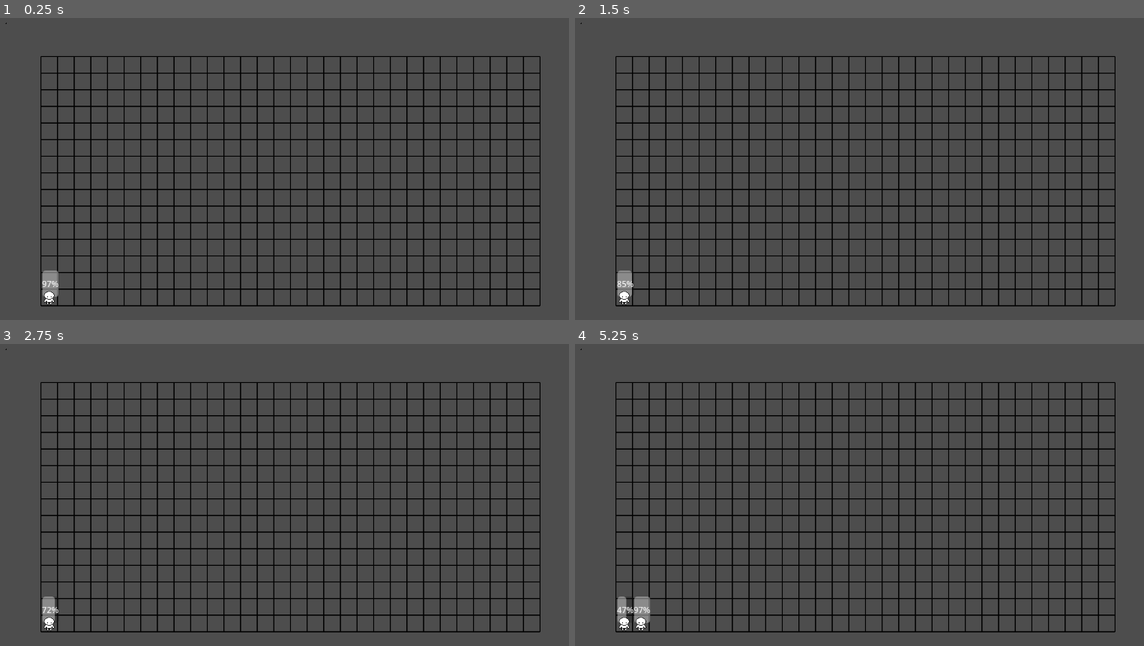
Above: before the commit, frames 1-4 (two rows, left to right).
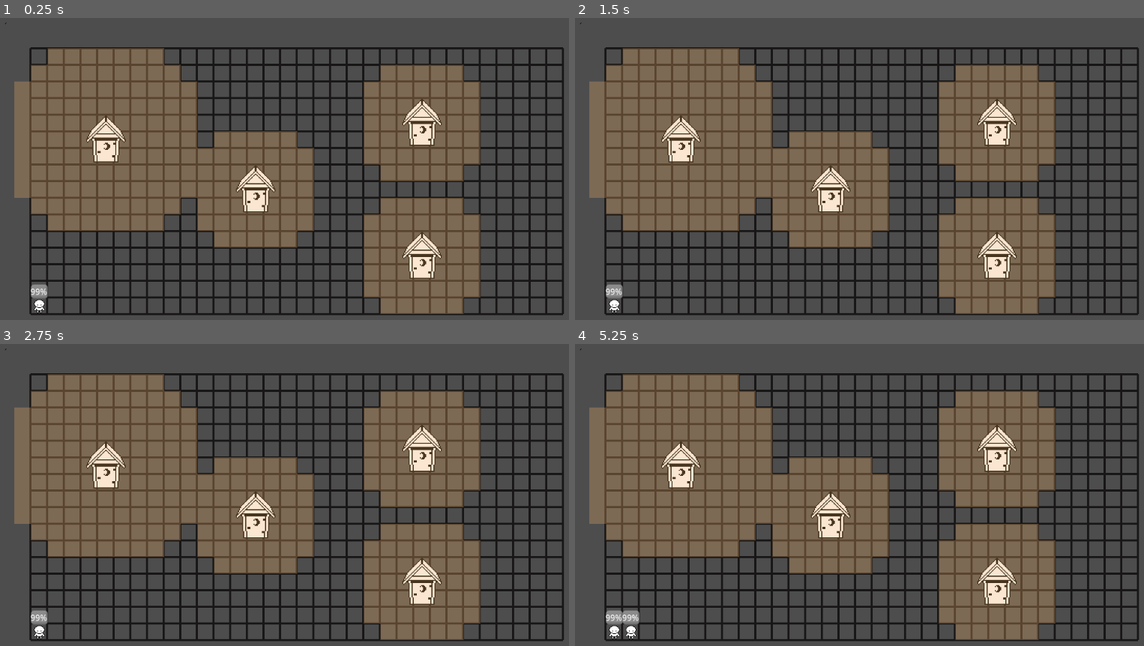
Above: after the commit, the same moments.

Repository: RianShinozaki/GardenExpress
Game: Godot game, scene res://Maps/game.tscn
Same seed, same stepped clock (60 frames per second), same inputs: the game is played once before the commit and once after it. Before the commit the project starts from res://game.tscn.
Inputs (mouse positions are in pixels of both pictures, inside the frame that each line leads up to):
- Up to frame 1 (0.25 s): no input
- Up to frame 2 (1.5 s): tap Enter at 0.5 s; move the mouse to (626, 298) at 0.52 s; click (626, 298) at 0.6 s; tap Space at 1.25 s; move the mouse to (751, 199) at 1.27 s; click (751, 199) at 1.35 s
- Up to frame 3 (2.75 s): tap Enter at 2 s; move the mouse to (358, 434) at 2.02 s; click (358, 434) at 2.1 s
- Up to frame 4 (5.25 s): tap Space at 2.75, 4.25 s; move the mouse to (842, 576) at 2.77 s; click (842, 576) at 2.85 s; tap Enter at 3.5 s; move the mouse to (1052, 558) at 3.52 s; click (1052, 558) at 3.6 s; move the mouse to (694, 458) at 4.27 s; click (694, 458) at 4.35 s; move the mouse to (905, 510) at 5.02 s; click (905, 510) at 5.1 s

The runs differ from the first frame. In frame 1, 55% of the frame differs, in the area x 1-100%, y 1-99%; in frame 2, 55%; in frame 3, 55%; in frame 4, 55%.

Commit message:
Added monuments and monument detection

Diff:
--- /dev/null
+++ b/Maps/game.tscn
@@ -0,0 +1,54 @@
+[gd_scene load_steps=6 format=3 uid="uid://xg1fkim5oe64"]
+
+[ext_resource type="Script" uid="uid://3823qkd12a7a" path="res://Scripts/grid_controller.gd" id="1_1ldu1"]
+[ext_resource type="Script" uid="uid://cug412gakuo1x" path="res://Scripts/customer_queue.gd" id="2_6et8r"]
+[ext_resource type="PackedScene" uid="uid://h7whcttdoe0e" path="res://Objects/customer.tscn" id="3_rxd1x"]
+[ext_resource type="PackedScene" uid="uid://cj6y6aoeqwmy1" path="res://Objects/monument.tscn" id="4_6et8r"]
+
+[sub_resource type="Environment" id="Environment_feb5d"]
+background_mode = 3
+
+[node name="Game" type="Node2D"]
+texture_filter = 1
+
+[node name="GridController" type="Node2D" parent="."]
+position = Vector2(15, 16)
+script = ExtResource("1_1ldu1")
+origin_point = Vector2i(48, 48)
+grid_size = Vector2i(32, 16)
+cell_size = 32
+line_thickness = 4
+line_color = Color(0.09366273, 0.08687282, 0.085973166, 1)
+
+[node name="CustomerQueuer" type="Node2D" parent="." node_paths=PackedStringArray("grid_controller", "customer_queue", "board_objects_parent")]
+position = Vector2(96, 96)
+script = ExtResource("2_6et8r")
+grid_controller = NodePath("../GridController")
+customer_scene = ExtResource("3_rxd1x")
+customer_queue = NodePath(".")
+board_objects_parent = NodePath("../BoardObjects")
+
+[node name="MonumentObject2" parent="." instance=ExtResource("4_6et8r")]
+position = Vector2(495, 337)
+radius_cells = 4
+
+[node name="MonumentObject3" parent="." instance=ExtResource("4_6et8r")]
+position = Vector2(815, 206)
+radius_cells = 4
+
+[node name="MonumentObject4" parent="." instance=ExtResource("4_6et8r")]
+position = Vector2(816, 463)
+radius_cells = 4
+
+[node name="MonumentObject5" parent="." instance=ExtResource("4_6et8r")]
+position = Vector2(207, 241)
+radius_cells = 6
+
+[node name="BoardObjects" type="Node2D" parent="."]
+position = Vector2(16, 32)
+
+[node name="Camera2D" type="Camera2D" parent="."]
+position = Vector2(576, 324)
+
+[node name="WorldEnvironment" type="WorldEnvironment" parent="."]
+environment = SubResource("Environment_feb5d")
--- a/customer.tscn
+++ b/Objects/customer.tscn
@@ -1,25 +1,30 @@
-[gd_scene load_steps=4 format=3 uid="uid://h7whcttdoe0e"]
+[gd_scene load_steps=5 format=3 uid="uid://h7whcttdoe0e"]
 
 [ext_resource type="Script" uid="uid://dsrhpsboh1qxo" path="res://Scripts/customer_object.gd" id="1_7tiyv"]
 [ext_resource type="Texture2D" uid="uid://beqluomyvsplc" path="res://Art Assets/Customers/TestCustomer.png" id="2_r8ta2"]
+[ext_resource type="Script" uid="uid://dbyiobdp30b1w" path="res://Objects/snap_to_grid.gd" id="3_dj6k5"]
 
 [sub_resource type="RectangleShape2D" id="RectangleShape2D_7tiyv"]
+size = Vector2(30, 30)
 
 [node name="CustomerObject" type="Node2D"]
 script = ExtResource("1_7tiyv")
-customer_scene = null
+time_remaining = 9999.0
 
 [node name="ProgressBar" type="ProgressBar" parent="."]
-offset_left = -13.0
-offset_top = -52.0
-offset_right = 19.0
-offset_bottom = -1.0
+offset_left = -16.0
+offset_top = -41.0
+offset_right = 16.0
+offset_bottom = -14.0
 metadata/_edit_use_anchors_ = true
 
 [node name="Sprite2D" type="Sprite2D" parent="."]
 texture = ExtResource("2_r8ta2")
 
 [node name="Area2D" type="Area2D" parent="."]
+script = ExtResource("3_dj6k5")
+grid_snap_offset = Vector2(1, 1)
 
 [node name="CollisionShape2D" type="CollisionShape2D" parent="Area2D"]
+position = Vector2(0.5, 0.5)
 shape = SubResource("RectangleShape2D_7tiyv")
--- /dev/null
+++ b/Objects/monument.tscn
@@ -0,0 +1,26 @@
+[gd_scene load_steps=5 format=3 uid="uid://cj6y6aoeqwmy1"]
+
+[ext_resource type="Script" uid="uid://d33waylukjlh0" path="res://Scripts/monument_object.gd" id="1_6x0e4"]
+[ext_resource type="Texture2D" uid="uid://deaun7wwbx3cn" path="res://Art Assets/OutHouse.png" id="2_rpsm2"]
+[ext_resource type="Script" uid="uid://dj8lb4uhtohgu" path="res://Objects/radius_drawer.gd" id="3_1u7vd"]
+
+[sub_resource type="RectangleShape2D" id="RectangleShape2D_7tiyv"]
+size = Vector2(94, 94)
+
+[node name="MonumentObject" type="Node2D"]
+script = ExtResource("1_6x0e4")
+radius_cells = 5
+can_be_picked_up = false
+
+[node name="Sprite2D" type="Sprite2D" parent="."]
+texture = ExtResource("2_rpsm2")
+
+[node name="Area2D" type="Area2D" parent="."]
+
+[node name="CollisionShape2D" type="CollisionShape2D" parent="Area2D"]
+position = Vector2(0.5, 0.5)
+shape = SubResource("RectangleShape2D_7tiyv")
+
+[node name="RadiusDrawer" type="Node2D" parent="."]
+script = ExtResource("3_1u7vd")
+radius_color = Color(0.92668605, 0.67489046, 0.40838733, 0.30588236)
--- /dev/null
+++ b/Objects/radius_drawer.gd
@@ -0,0 +1,20 @@
+@tool
+
+extends Node2D
+
+@export var radius_color: Color
+@onready var monument: MonumentObject = $".."
+@onready var grid_controller: GridController = GridController.instance
+@onready var cell_size = grid_controller.cell_size
+
+func _draw() -> void:
+	var _radius_cells: int = monument.radius_cells
+	for i in range(-_radius_cells, _radius_cells):
+		for ii in range(-_radius_cells, _radius_cells):
+			if(pow(i, 2) + pow(ii, 2) < pow(_radius_cells, 2)):
+				@warning_ignore("integer_division")
+				var _rect: Rect2 = Rect2(Vector2(i * cell_size - cell_size/2, ii * cell_size - cell_size/2), Vector2(cell_size, cell_size))
+				draw_rect(_rect, radius_color)
+
+func _process(_delta: float):
+	queue_redraw()
--- /dev/null
+++ b/Objects/snap_to_grid.gd
@@ -0,0 +1,17 @@
+extends Area2D
+
+var cell_size: int
+var origin_point: Vector2i
+@export var grid_snap_offset: Vector2
+
+func _ready() -> void:
+	cell_size = GridController.instance.cell_size
+	origin_point = GridController.instance.origin_point
+
+func _process(_delta: float) -> void:
+	global_position = get_parent().global_position
+
+	var _grid_x = roundf((global_position.x - cell_size * grid_snap_offset.x - origin_point.x) / float(cell_size))
+	var _grid_y = roundf((global_position.y - cell_size * grid_snap_offset.y - origin_point.y) / float(cell_size))
+	var _grid_coordinate = Vector2( int(_grid_x), int(_grid_y)) + grid_snap_offset
+	global_position = Vector2(origin_point) + Vector2(cell_size * _grid_coordinate.x, cell_size * _grid_coordinate.y)
--- a/Scripts/customer_object.gd
+++ b/Scripts/customer_object.gd
@@ -3,8 +3,7 @@
 # dictionary of monuments and the time left to visit
 @export var monuments: Dictionary
 @export var time_remaining: float = 10.0
-var in_queue: bool = true
-
+@export var in_queue: bool = true
 @onready var progress_bar: ProgressBar = $ProgressBar
 
 func _ready() -> void:
@@ -37,6 +36,7 @@
 	if (time_remaining <= 0):
 		_leave()
 
+	var _monuments_in_range = detect_monuments(global_position)
 	#_check_satisfaction(delta)
 
 func _check_satisfaction(delta) -> void:
@@ -58,3 +58,10 @@
 func _leave() -> void:
 	# called when a customer is satisfied / out of time
 	queue_free()
+
+func detect_monuments(_position: Vector2) -> Array[MonumentObject]:
+	var _monument_array: Array[MonumentObject] = []
+	for _monument_object: MonumentObject in GameController.active_monuments:
+		if _monument_object.check_in_range(_position):
+			_monument_array.append(_monument_object)
+	return _monument_array
--- a/Scripts/customer_queue.gd
+++ b/Scripts/customer_queue.gd
@@ -1,19 +1,23 @@
-@tool
 class_name CustomerQueue extends Node2D
 
-@export var grid_controller: grid_controller
+@export var grid_controller: GridController
 @export var customer_scene: PackedScene
 @export var customer_queue: CustomerQueue
+@export var board_objects_parent: Node2D
 
 var spawn_interval: float = 5.0
 var spawn_timer: float = 0.0
 var next_column: int = 0
+
+func _ready() -> void:
+	grid_controller = GridController.instance
 
 func _process(delta: float) -> void:
 	spawn_timer -= delta
 	if spawn_timer <= 0.0:
 		_spawn_customer()
 		spawn_timer = spawn_interval
+
 
 func _spawn_customer() -> void:
 	if customer_scene == null:
@@ -24,16 +28,14 @@
 	customer.in_queue = true
 
 	# place in bottom row of the grid
-	var grid = grid_controller.instance
-	var bottom_row = grid.gridSize.y - 1
+	var bottom_row = grid_controller.grid_size.y - 1
 	var grid_position = Vector2i(next_column, bottom_row)
-	customer.global_position = grid.originPoint + grid_position * grid.cellSize
+	customer.global_position = grid_controller.origin_point + grid_position * grid_controller.cell_size
 
 	# add to BoardObjects node
-	var board = get_tree().get_root().get_node("Game/BoardObjects")
-	board.add_child(customer)
+	board_objects_parent.add_child(customer)
 
 	# move to next column
 	next_column += 1
-	if next_column >= grid.gridSize.x:
+	if next_column >= grid_controller.grid_size.x:
 		next_column = 0   # wrap around if row is full
--- /dev/null
+++ b/Scripts/game_controller.gd
@@ -0,0 +1,3 @@
+extends Node
+
+var active_monuments: Array[MonumentObject]
--- a/Scripts/grid_controller.gd
+++ b/Scripts/grid_controller.gd
@@ -1,25 +1,26 @@
 @tool
-class_name grid_controller extends Node2D
+class_name GridController extends Node2D
 
-@export var originPoint: Vector2i
-@export var gridSize: Vector2i
-@export var cellSize: int
-@export var lineThickness: int
+@export var origin_point: Vector2i
+@export var grid_size: Vector2i
+@export var cell_size: int
+@export var line_thickness: int
+@export var line_color: Color
 
 static var instance
 func _enter_tree() -> void:
 	instance = self
 
 func _draw():
-	draw_line(Vector2(0,0), Vector2(1, 1), Color.BLACK, lineThickness)
-	for i in range(gridSize.x+1):
-		var origin = originPoint + Vector2i(i * cellSize, 0)
-		var destination = originPoint + Vector2i(i * cellSize, gridSize.y * cellSize)
-		draw_line(origin, destination, Color.BLACK, lineThickness)
-	for i in range(gridSize.y+1):
-		var origin = originPoint + Vector2i(0, i * cellSize)
-		var destination = originPoint + Vector2i(gridSize.x * cellSize, i * cellSize)
-		draw_line(origin, destination, Color.BLACK, lineThickness)
+	draw_line(Vector2(0,0), Vector2(1, 1), line_color, line_thickness)
+	for i in range(grid_size.x+1):
+		var origin = origin_point + Vector2i(i * cell_size, 0)
+		var destination = origin_point + Vector2i(i * cell_size, grid_size.y * cell_size)
+		draw_line(origin, destination, line_color, line_thickness)
+	for i in range(grid_size.y+1):
+		var origin = origin_point + Vector2i(0, i * cell_size)
+		var destination = origin_point + Vector2i(grid_size.x * cell_size, i * cell_size)
+		draw_line(origin, destination, line_color, line_thickness)
 
 func _process(_delta: float):
 	queue_redraw()
--- a/Scripts/grid_object.gd
+++ b/Scripts/grid_object.gd
@@ -1,37 +1,64 @@
 class_name GridObject extends Node2D
 
-@export var snapToGrid: bool = true
-@export var canBePickedUp: bool = true
-var pickedUp: bool
+@export var snap_to_grid: bool = true
+@export var can_be_picked_up: bool = true
+@export var grid_snap_offset: Vector2 = Vector2.ZERO
+
+var picked_up: bool
+var position_before_picked_up: Vector2
 
 @onready var area: Area2D = $Area2D
 
-var cellSize: int
-var originPoint: Vector2i
+var cell_size: int
+var origin_point: Vector2i
 var radius: int
 
+var entered_bodies: Array[Area2D]
+
 func _ready() -> void:
-	cellSize = grid_controller.instance.cellSize
-	originPoint = grid_controller.instance.originPoint
+	cell_size = GridController.instance.cell_size
+	origin_point = GridController.instance.origin_point
 	area.input_event.connect(_on_input_event)
+	area.area_entered.connect(_on_area_entered)
+	area.area_exited.connect(_on_area_exited)
 
 func _process(_delta: float):
-	var gridCoordinate = Vector2i( roundf((global_position.x - originPoint.x) / float(cellSize)), roundf((global_position.y - originPoint.y) / float(cellSize)))
 
-	if snapToGrid:
-		global_position = originPoint + Vector2i(cellSize * gridCoordinate.x, cellSize * gridCoordinate.y)
+	modulate = Color.WHITE
 
-	#print(roundf(global_position.x / float(cellSize)))
-	#print(gridCoordinate)
+	if snap_to_grid:
+		snap_to_grid_now()
 
-	if pickedUp:
-		global_position = get_viewport().get_mouse_position() - Vector2(cellSize/2, cellSize/2)
+	if picked_up:
+		@warning_ignore("integer_division")
+		global_position = get_viewport().get_mouse_position()
+		if not entered_bodies.is_empty():
+			modulate = Color.FIREBRICK
+
 		if Input.is_action_just_released('mouse_click'):
-			pickedUp = false
-			snapToGrid = true
+			if not entered_bodies.is_empty():
+				global_position = position_before_picked_up
+			picked_up = false
+			snap_to_grid = true
 
-func _on_input_event(viewport: Node, event: InputEvent, shape_idx: int):
-	if Input.is_action_just_pressed('mouse_click') and canBePickedUp:
-		print("clicked")
-		pickedUp = true
-		snapToGrid = false
+func _on_input_event(_viewport: Node, _event: InputEvent, _shape_idx: int):
+	if Input.is_action_just_pressed('mouse_click') and can_be_picked_up and not picked_up:
+		position_before_picked_up = global_position
+		picked_up = true
+		snap_to_grid = false
+
+func _on_area_entered(_area: Area2D):
+	print("entered!")
+	if _area not in entered_bodies:
+		entered_bodies.append(_area)
+
+func _on_area_exited(_area: Area2D):
+	print("exited!")
+	if _area in entered_bodies:
+		entered_bodies.erase(_area)
+
+func snap_to_grid_now():
+	var _grid_x = roundf((global_position.x - cell_size * grid_snap_offset.x - origin_point.x) / float(cell_size))
+	var _grid_y = roundf((global_position.y - cell_size * grid_snap_offset.y - origin_point.y) / float(cell_size))
+	var _grid_coordinate = Vector2( int(_grid_x), int(_grid_y)) + grid_snap_offset
+	global_position = Vector2(origin_point) + Vector2(cell_size * _grid_coordinate.x, cell_size * _grid_coordinate.y)
--- /dev/null
+++ b/Scripts/monument_object.gd
@@ -0,0 +1,16 @@
+class_name MonumentObject
+
+extends GridObject
+
+enum MONUMENT_TYPE {OUTHOUSE, MOUNTAIN, FOUNTAIN, CONCESSIONS}
+
+@export var monument_type: MONUMENT_TYPE
+@export var radius_cells: int
+@export var radius_color: Color
+
+func _enter_tree() -> void:
+	GameController.active_monuments.append(self)
+
+func check_in_range(_position: Vector2) -> bool:
+	var _offset = (global_position - _position) / cell_size
+	return (pow(_offset.x, 2) + pow(_offset.y, 2) < pow(radius_cells, 2))
--- a/game.tscn
+++ /dev/null
@@ -1,26 +0,0 @@
-[gd_scene load_steps=4 format=3 uid="uid://xg1fkim5oe64"]
-
-[ext_resource type="Script" uid="uid://3823qkd12a7a" path="res://Scripts/grid_controller.gd" id="1_80nbo"]
-[ext_resource type="Script" uid="uid://cug412gakuo1x" path="res://Scripts/customer_queue.gd" id="2_e2o6t"]
-[ext_resource type="PackedScene" uid="uid://h7whcttdoe0e" path="res://customer.tscn" id="3_feb5d"]
-
-[node name="Game" type="Node2D"]
-texture_filter = 1
-
-[node name="GridController" type="Node2D" parent="."]
-position = Vector2(16, 16)
-script = ExtResource("1_80nbo")
-originPoint = Vector2i(67, 64)
-gridSize = Vector2i(30, 15)
-cellSize = 32
-lineThickness = 2
-
-[node name="CustomerQueuer" type="Node2D" parent="." node_paths=PackedStringArray("grid_controller", "customer_queue")]
-position = Vector2(96, 96)
-script = ExtResource("2_e2o6t")
-grid_controller = NodePath("../GridController")
-customer_scene = ExtResource("3_feb5d")
-customer_queue = NodePath(".")
-
-[node name="BoardObjects" type="Node2D" parent="."]
-position = Vector2(16, 32)
--- a/project.godot
+++ b/project.godot
@@ -15,6 +15,10 @@
 config/features=PackedStringArray("4.5", "GL Compatibility")
 config/icon="res://icon.svg"
 
+[autoload]
+
+GameController="*res://Scripts/game_controller.gd"
+
 [input]
 
 mouse_click={
Binary file added: Art Assets/OutHouse.png
Not shown, added: Art Assets/OutHouse.png.import
Renamed: grid_object.tscn -> Objects/grid_object.tscn
Not shown, added: Objects/radius_drawer.gd.uid
Not shown, added: Objects/snap_to_grid.gd.uid
Not shown, added: Scripts/game_controller.gd.uid
Not shown, added: Scripts/monument_object.gd.uid
Not shown, added: Maps/game.tscn4641577132.tmp
Not shown, added: Maps/game.tscn4651870240.tmp
Not shown, added: Maps/game.tscn4678543564.tmp
